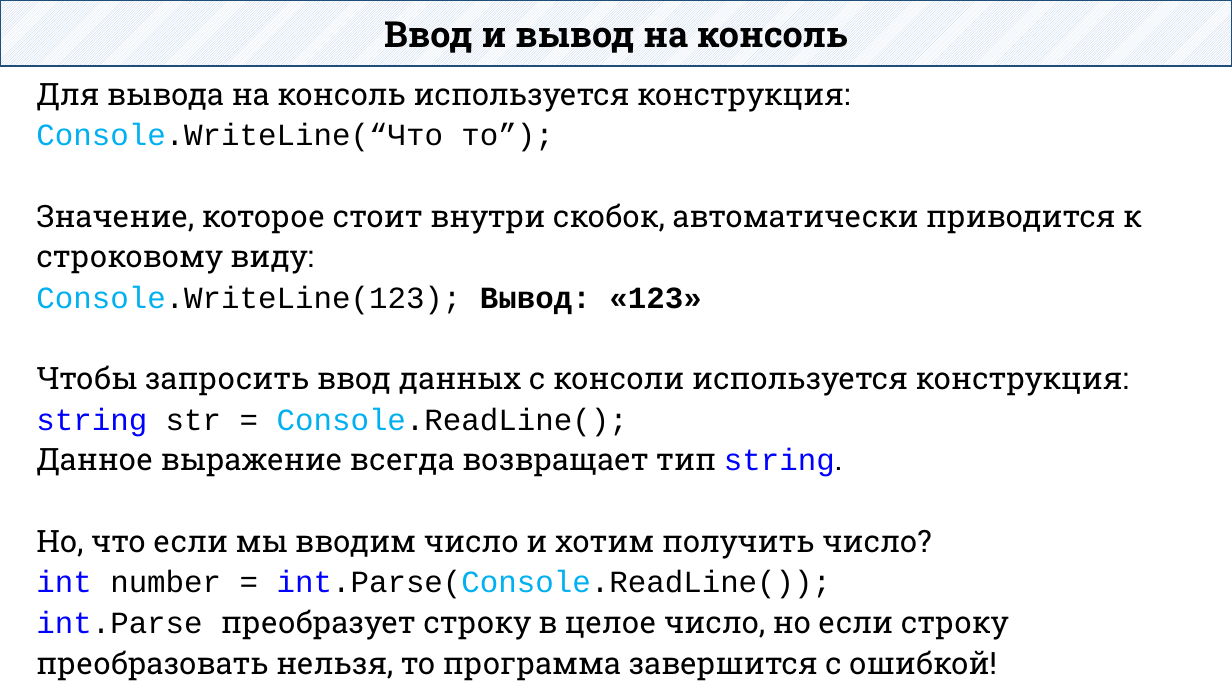
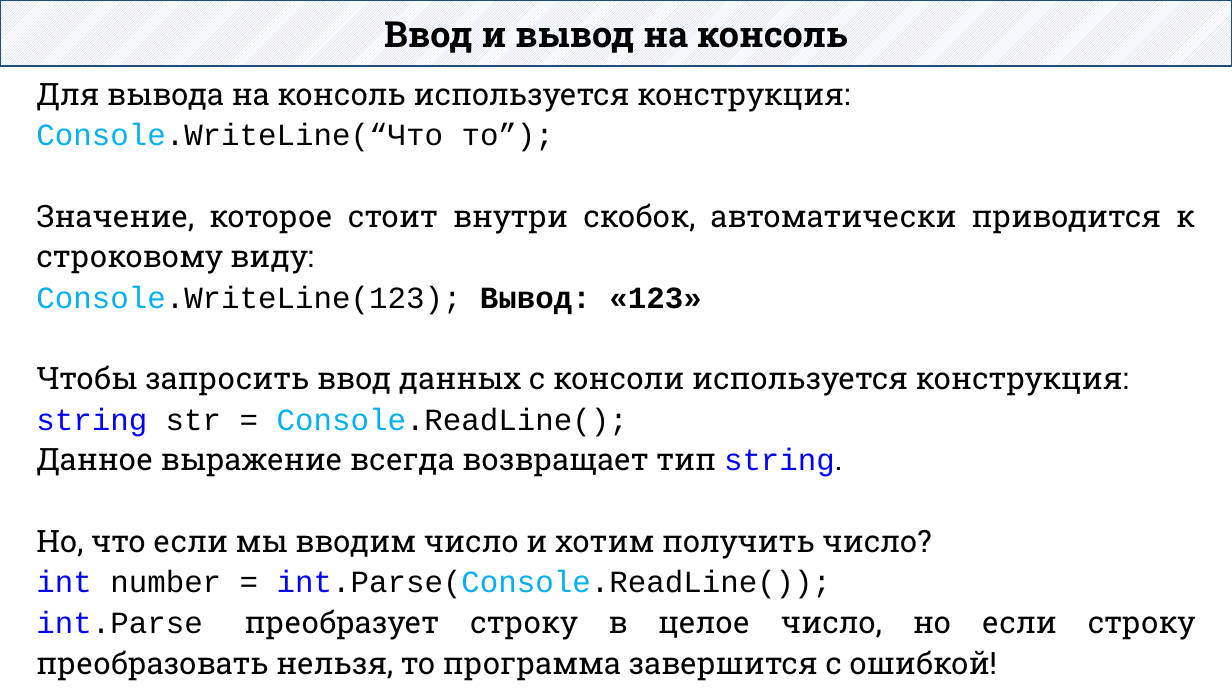
Before and after one commit to DaniilKlyukin/ITiP-1, a slide deck: slide 30 of Лекции/ИТиП лек 1 (лр 1).pptx. Drawn at 1232x693 pixels with LibreOffice and Linux fonts; fonts in the diff are those of the drawing. Boxes give left, top, right and bottom in pixels: in the first picture for what was removed or moved away, otherwise in the second. Text is boxed around its words. In the diff, an @@ line names an element or a change of style, - is before the commit and + after.

```diff
--- a/Лекции/ИТиП лек 1 (лр 1).pptx
+++ b/Лекции/ИТиП лек 1 (лр 1).pptx
@@ text "Для вывода на консоль используется ..." at [36, 83, 1195, 681]: alignment left to justified @@
```
Also in this commit, not shown: 5 other slides changed.
